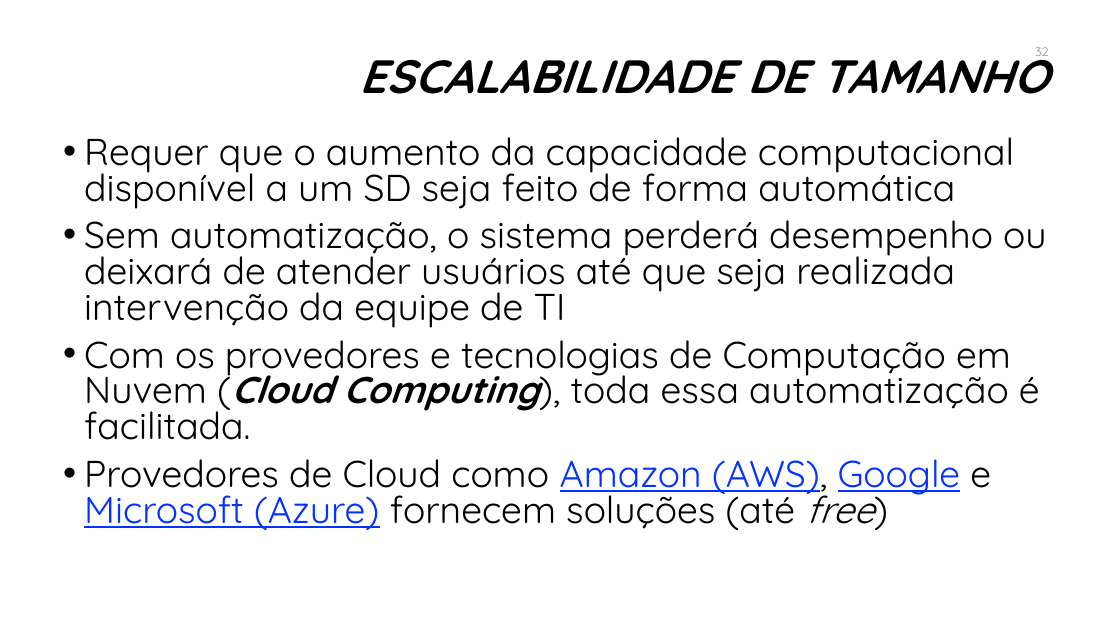
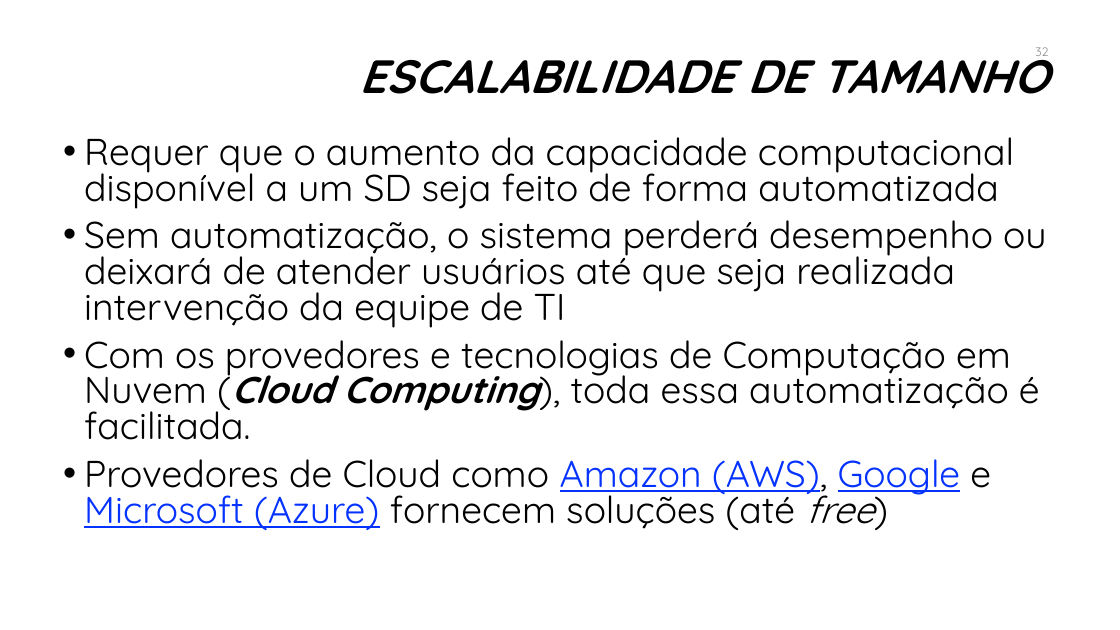
Before and after one commit to manoelcampos/sistemas-distribuidos, a slide deck: slide 32 of introducao-sd.pptx. Drawn at 1120x630 pixels with LibreOffice and Linux fonts; fonts in the diff are those of the drawing; background and template pictures are left out. Boxes give left, top, right and bottom in pixels: in the first picture for what was removed or moved away, otherwise in the second. Text is boxed around its words. In the diff, an @@ line names an element or a change of style, - is before the commit and + after.

```diff
--- a/introducao-sd.pptx
+++ b/introducao-sd.pptx
@@ text at [84, 137, 1014, 209]: text changed @@
-• Requer que o aumento da capacidade computacional disponível a um SD seja feito de forma automática
+• Requer que o aumento da capacidade computacional disponível a um SD seja feito de forma automatizada
```
Also in this commit, not shown: 43 other slides changed, 7 slides added, 1 slide removed, 8 other files.
